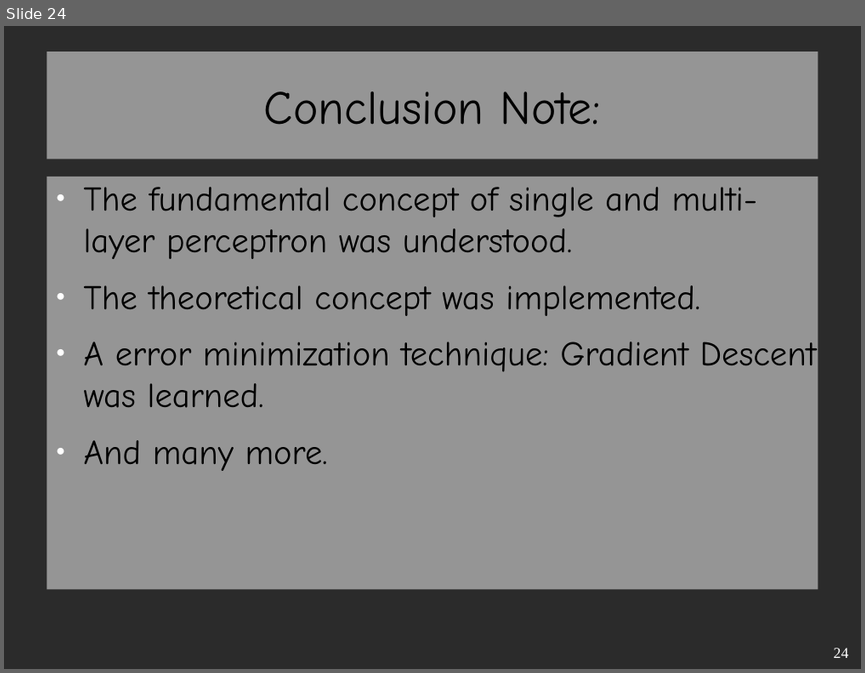
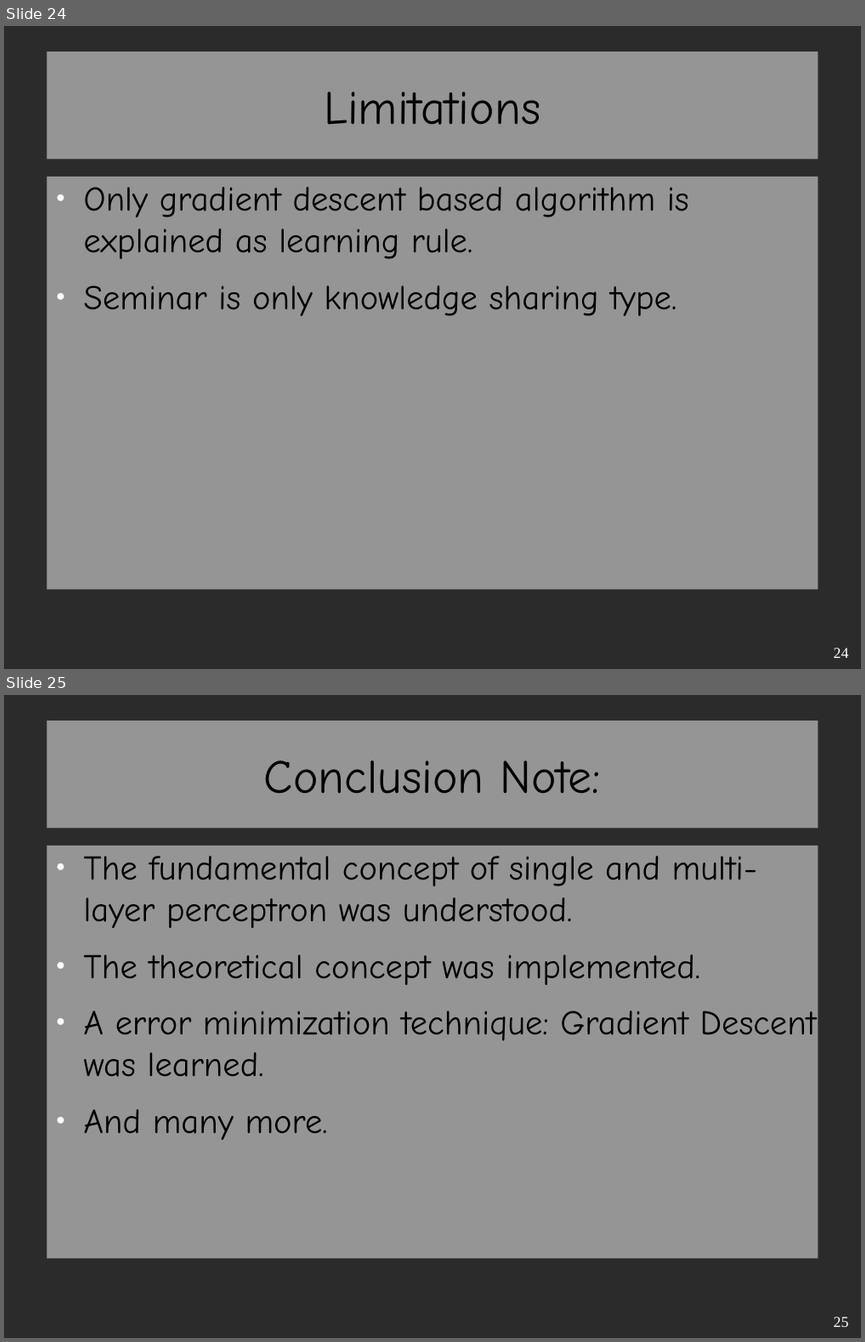
Before and after one commit to bedus-creation/MscCsIT, a slide deck: FirstSem/Seminar Report/Implemetation of Logic Gates.odp. Shown one above the other, each under a label of ours: slide 24 before the commit, slides 24 and 25 after it. The pictures are 865x673 and 865x1342 pixels, drawn with LibreOffice and Linux fonts; fonts in the diff are those of the drawing; background and template pictures are left out; a plain dark background stands for a picture behind light text. Boxes give left, top, right and bottom in pixels: in the first picture for what was removed or moved away, otherwise in the second. Text is boxed around its words. In the diff, an @@ line names an element or a change of style, - is before the commit and + after.

```diff
--- a/FirstSem/Seminar Report/Implemetation of Logic Gates.odp
+++ b/FirstSem/Seminar Report/Implemetation of Logic Gates.odp
@@ slide 24 added at (x1=4, y1=26, x2=861, y2=669), background picture (left out) @@
@@ title added at (x1=46, y1=52, x2=818, y2=159), fill #FFFFFF at 50% opacity, 44 pt, text #000000 @@
+Limitations
@@ text added at (x1=46, y1=176, x2=818, y2=589), fill #FFFFFF at 50% opacity, 32 pt, text #000000 @@
+● Only gradient descent based algorithm is explained as learning rule.
+● Seminar is only knowledge sharing type.
@@ page number added at (x1=834, y1=647, x2=849, y2=658), 14 pt, text #FFFFFF @@
+24
@@ what was slide 24 is now slide 25 @@
@@ page number at (x1=834, y1=1316, x2=849, y2=1327): text changed @@
-24
+25
```
Also in this commit, not shown: 6 slides changed, 1 other slide added, 2 slides removed, 22 other files.
